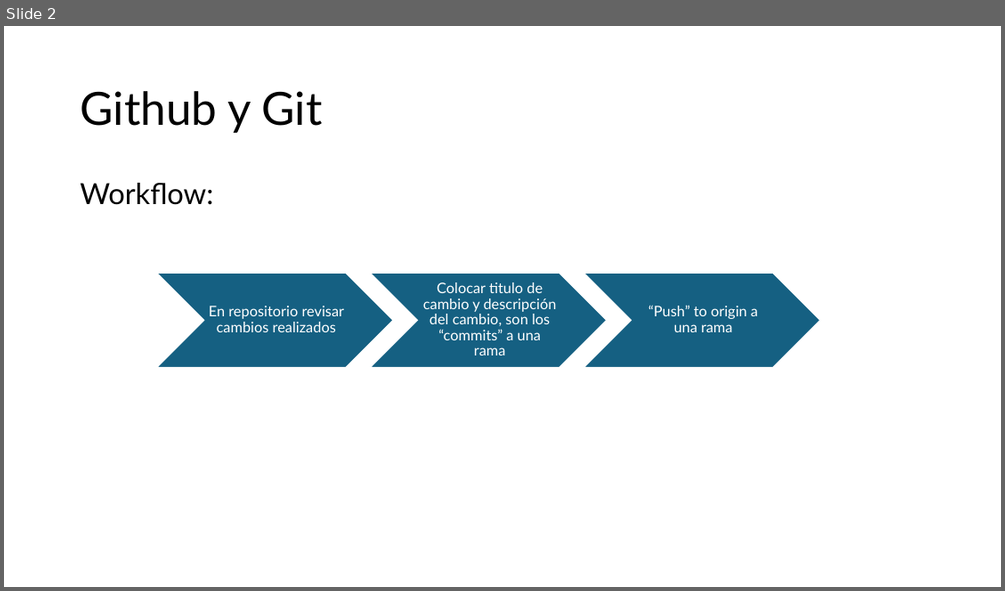
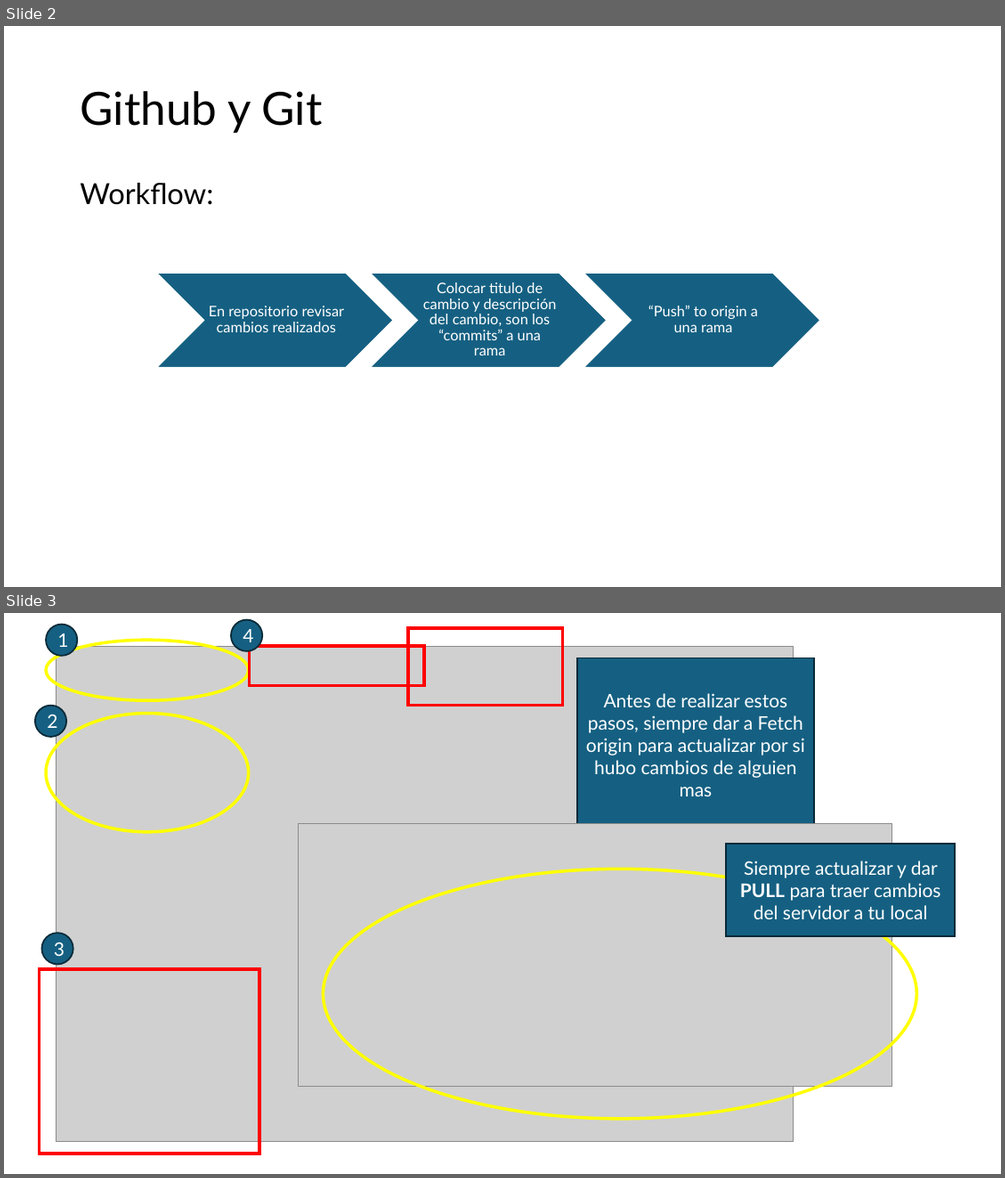
Before and after one commit to SanXzp23/rocketry-aero-and-stability, a slide deck: Tutorial github y cfd.pptx. Shown one above the other, each under a label of ours: slide 2 before the commit, slides 2 and 3 after it. The pictures are 1005x591 and 1005x1178 pixels, drawn with LibreOffice and Linux fonts; fonts in the diff are those of the drawing; grey boxes stand for pictures. Boxes give left, top, right and bottom in pixels: in the first picture for what was removed or moved away, otherwise in the second. Text is boxed around its words. In the diff, an @@ line names an element or a change of style, - is before the commit and + after.

Commit message:
summary files
ppt tutorial github and cfd created
tutorial pdf deleted

```diff
--- a/Tutorial github y cfd.pptx
+++ b/Tutorial github y cfd.pptx
@@ slide 3 added at (x1=4, y1=613, x2=1001, y2=1174), background #FFFFFF @@
@@ ellipse added at (x1=46, y1=625, x2=77, y2=656), fill #156082, outline #092A39 1.5 pt, 18 pt, text #FFFFFF @@
+1
@@ ellipse added at (x1=231, y1=620, x2=263, y2=651), fill #156082, outline #092A39 1.5 pt, 18 pt, text #FFFFFF @@
+4
@@ rectangle added at (x1=409, y1=628, x2=563, y2=705), outline #FF0000 3 pt @@
@@ ellipse added at (x1=46, y1=640, x2=249, y2=700), outline #FFFF00 3 pt @@
@@ picture added at (x1=56, y1=646, x2=793, y2=1141) @@
@@ rectangle added at (x1=250, y1=646, x2=424, y2=686), outline #FF0000 3 pt @@
@@ rectangle added at (x1=577, y1=657, x2=814, y2=832), fill #156082, outline #092A39 1.5 pt, 18 pt, text #FFFFFF @@
+Antes de realizar estos pasos, siempre dar a Fetch origin para actualizar por si hubo cambios de alguien mas
@@ ellipse added at (x1=34, y1=705, x2=66, y2=737), fill #156082, outline #092A39 1.5 pt, 18 pt, text #FFFFFF @@
+2
@@ ellipse added at (x1=46, y1=714, x2=249, y2=832), outline #FFFF00 3 pt @@
@@ picture added at (x1=298, y1=824, x2=891, y2=1087) @@
@@ rectangle added at (x1=727, y1=844, x2=955, y2=937), fill #156082, outline #092A39 1.5 pt, 18 pt, text #FFFFFF @@
+Siempre actualizar y dar PULL para traer cambios del servidor a tu local
@@ ellipse added at (x1=324, y1=868, x2=917, y2=1119), outline #FFFF00 3 pt @@
@@ ellipse added at (x1=42, y1=933, x2=73, y2=965), fill #156082, outline #092A39 1.5 pt, 18 pt, text #FFFFFF @@
+3
@@ rectangle added at (x1=39, y1=969, x2=259, y2=1153), outline #FF0000 3 pt @@
```
Also in this commit, not shown: 2 other files.
